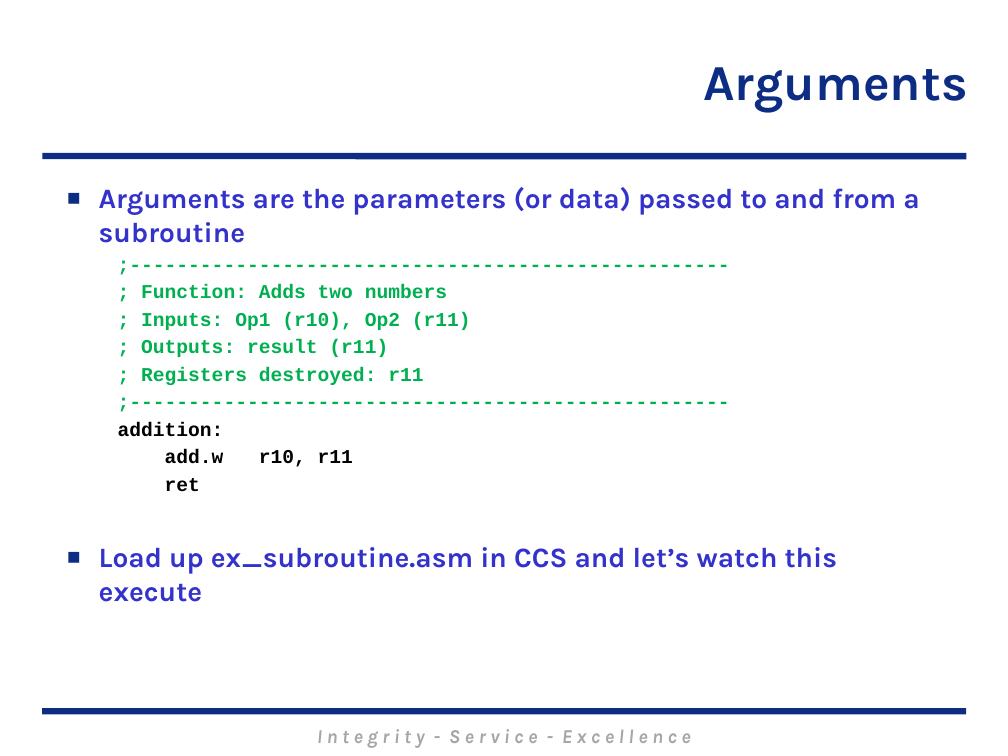
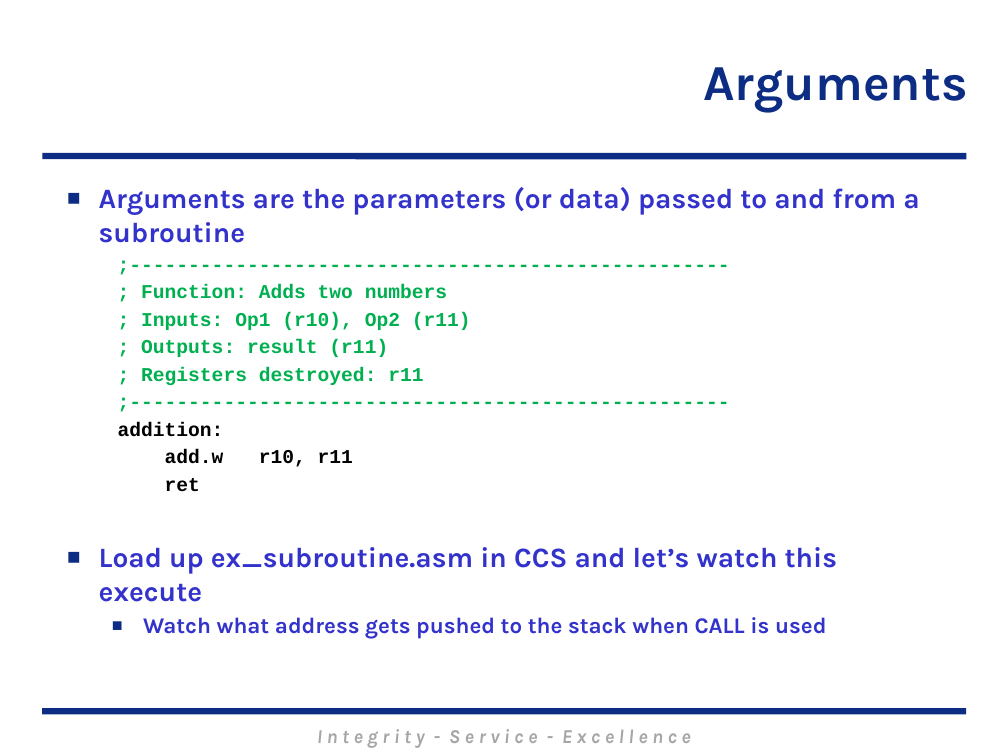
Before and after one commit to MarsUniversity/ECE382, a slide deck: slide 27 of source/lessons/lsn9-10/Lsn9-10.pptx. Drawn at 1008x756 pixels with LibreOffice and Linux fonts; fonts in the diff are those of the drawing; background and template pictures are left out. Boxes give left, top, right and bottom in pixels: in the first picture for what was removed or moved away, otherwise in the second. Text is boxed around its words. In the diff, an @@ line names an element or a change of style, - is before the commit and + after.

```diff
--- a/source/lessons/lsn9-10/Lsn9-10.pptx
+++ b/source/lessons/lsn9-10/Lsn9-10.pptx
@@ text at (143,617,826,639): paragraph added @@
+  ■ Watch what address gets pushed to the stack when CALL is used
```
Also in this commit, not shown: 2 other slides changed, 1 slide added.
